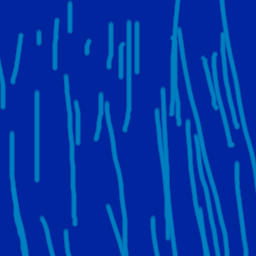
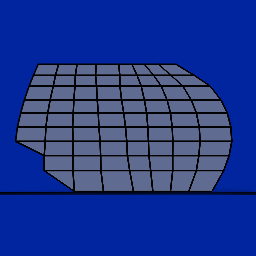
Two versions of the same layered image (256 × 256). Layer-by-layer changes:
added layer "UVIsland.png" above "eyelash" over left=14, top=63, right=233, bottom=192
added layer "eyelash" above "REyelid_df.png" over left=0, top=185, right=256, bottom=197
painted on "REyelid_df.png" over left=0, top=0, right=256, bottom=256
